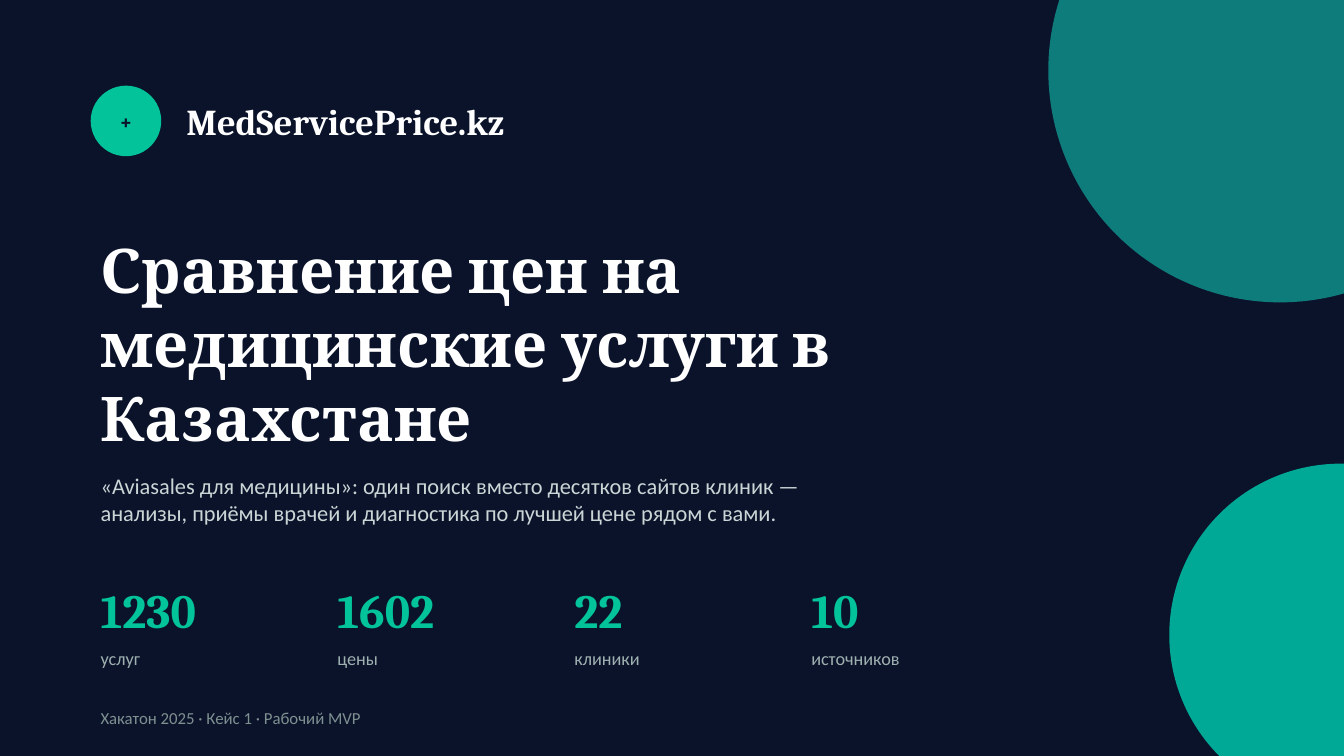
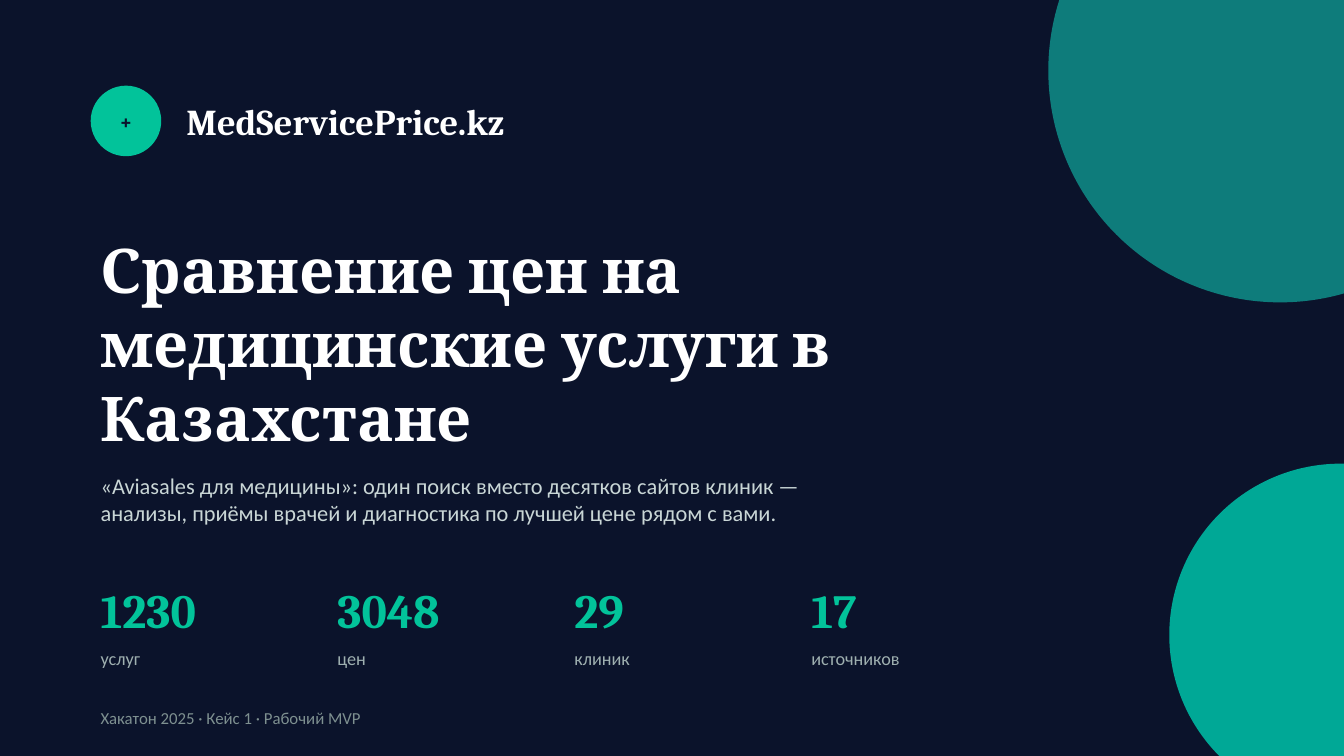
Before and after one commit to azekowka/terricon_medtech, a slide deck: slide 1 of docs/MedServicePrice_Presentation.pptx. Drawn at 1344x756 pixels with LibreOffice and Linux fonts; fonts in the diff are those of the drawing. Boxes give left, top, right and bottom in pixels: in the first picture for what was removed or moved away, otherwise in the second. Text is boxed around its words. In the diff, an @@ line names an element or a change of style, - is before the commit and + after.

```diff
--- a/docs/MedServicePrice_Presentation.pptx
+++ b/docs/MedServicePrice_Presentation.pptx
@@ text at <box>337,595,439,629</box>: text changed @@
-1602
+3048
@@ text at <box>574,596,623,629</box>: text changed @@
-22
+29
@@ text at <box>811,596,856,629</box>: text changed @@
-10
+17
@@ text at <box>337,656,365,668</box>: text changed @@
-цены
+цен
@@ text at <box>574,656,629,665</box>: text changed @@
-клиники
+клиник
```
Also in this commit, not shown: 2 other slides changed, 23 other files.
